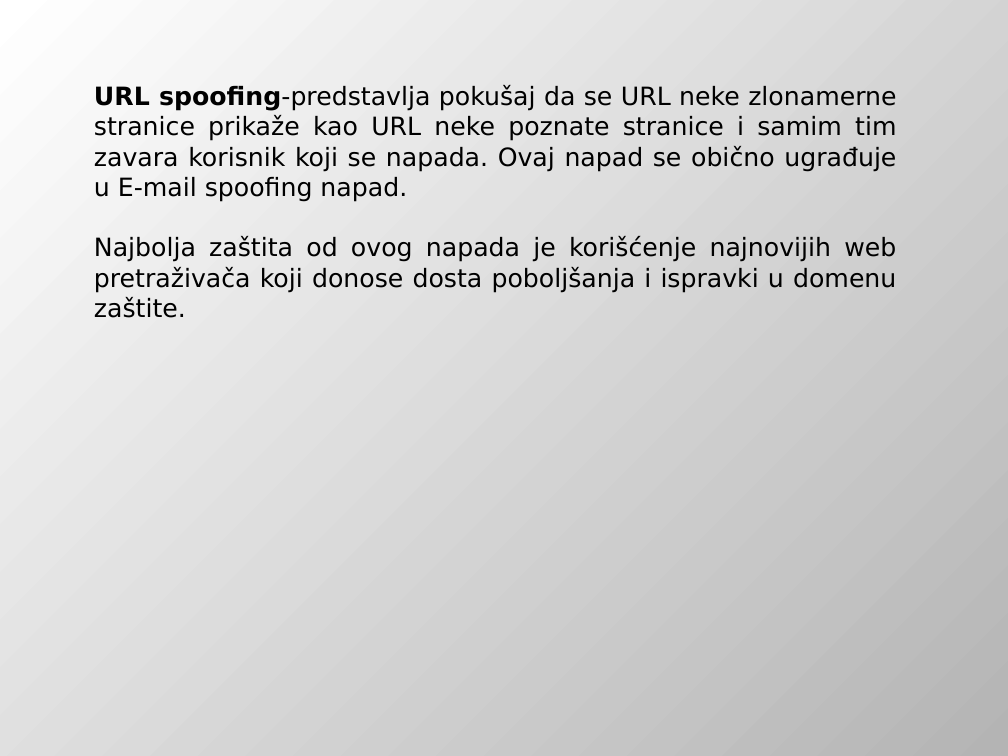
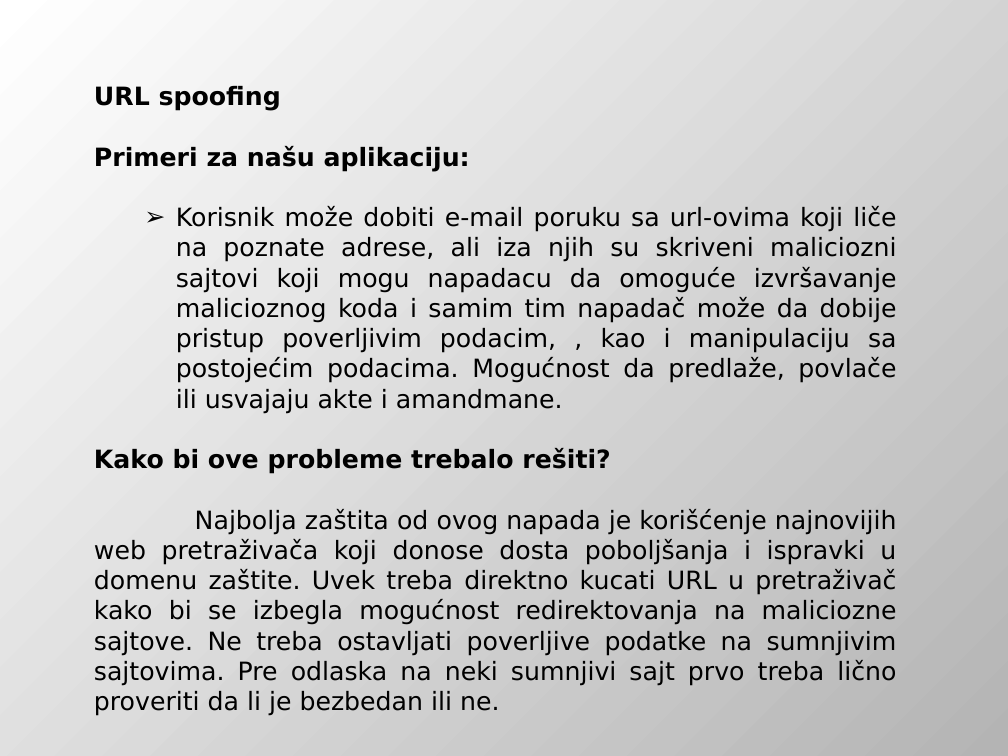
Before and after one commit to DejanUrosevic/XML-Projekat, a slide deck: slide 37 of Model Pretnji.pptx (slide 38 before the commit). Drawn at 1008x756 pixels with LibreOffice and Linux fonts; fonts in the diff are those of the drawing. Boxes give left, top, right and bottom in pixels: in the first picture for what was removed or moved away, otherwise in the second. Text is boxed around its words. In the diff, an @@ line names an element or a change of style, - is before the commit and + after.

```diff
--- a/Model Pretnji.pptx
+++ b/Model Pretnji.pptx
@@ text at [94, 86, 897, 716]: text changed @@
-URL spoofing-predstavlja pokušaj da se URL neke zlonamerne stranice prikaže kao URL neke poznate stranice i samim tim zavara korisnik koji se napada. Ovaj napad se obično ugrađuje u E-mail spoofing napad.
-Najbolja zaštita od ovog napada je korišćenje najnovijih web pretraživača koji donose dosta poboljšanja i ispravki u domenu zaštite.
+URL spoofing
+Primeri za našu aplikaciju:
+  ➢ Korisnik može dobiti e-mail poruku sa url-ovima koji liče na poznate adrese, ali iza njih su skriveni maliciozni sajtovi koji mogu napadacu da omoguće izvršavanje malicioznog koda i samim tim napadač može da dobije pristup poverljivim podacim, , kao i manipulaciju sa postojećim podacima. Mogućnost da predlaže, povlače ili usvajaju akte i amandmane.
+Kako bi ove probleme trebalo rešiti?
+Najbolja zaštita od ovog napada je korišćenje najnovijih web pretraživača koji donose dosta poboljšanja i ispravki u domenu zaštite. Uvek treba direktno kucati URL u pretraživač kako bi se izbegla mogućnost redirektovanja na maliciozne sajtove. Ne treba ostavljati poverljive podatke na sumnjivim sajtovima. Pre odlaska na neki sumnjivi sajt prvo treba lično proveriti da li je bezbedan ili ne.
```
Also in this commit, not shown: 5 other slides changed, 2 slides added, 2 slides removed, 6 other files.
